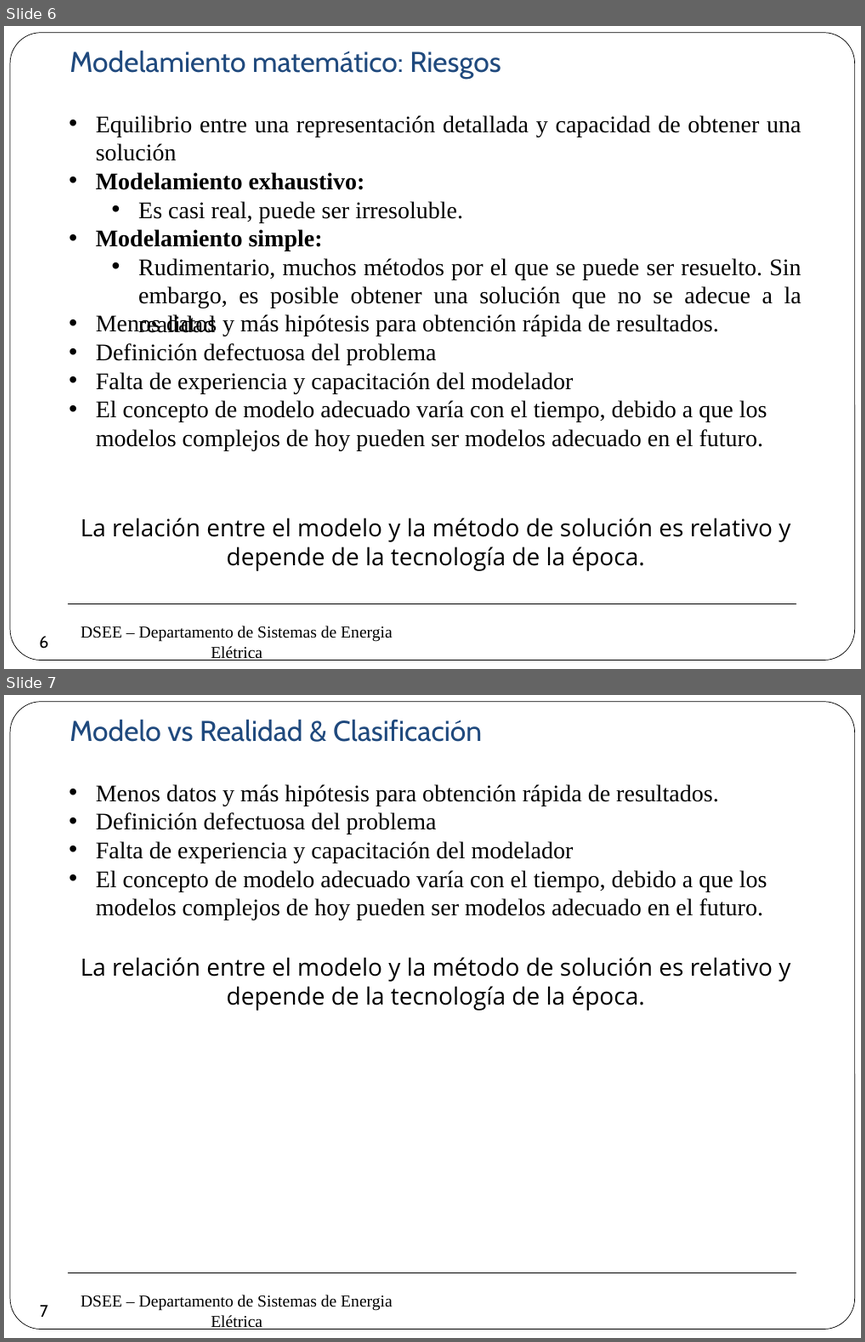
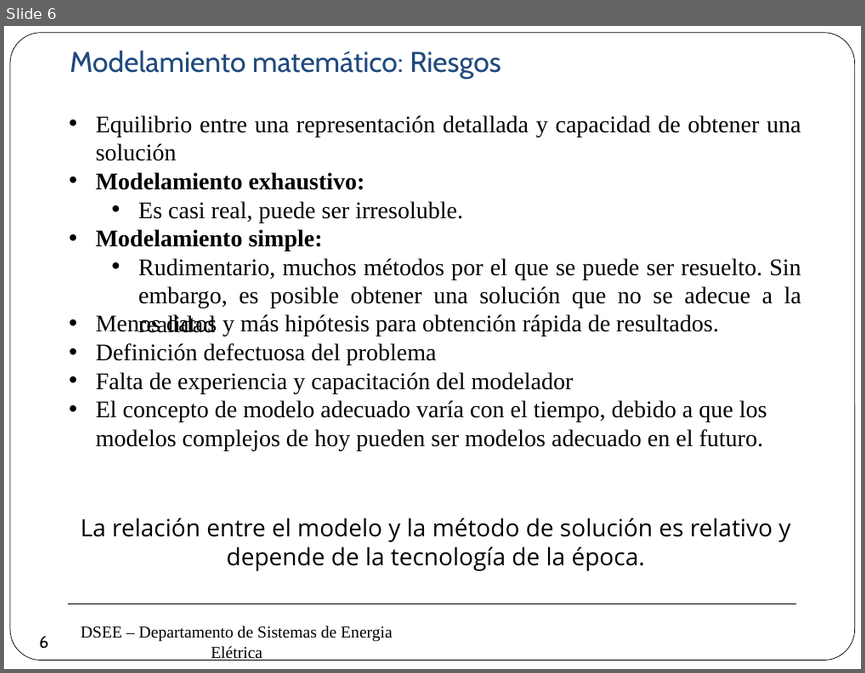
Before and after one commit to erikfilias/Power-Systems-Optimization-using-Julia-Language, a slide deck: 1. Lectures/Introducción a la Optimización aplicada a Sistemas de Energía Eléctrica/Dia 1/2. Modelamiento & Optimización.pptx. Shown one above the other, each under a label of ours: slides 6 and 7 before the commit, slide 6 after it. The pictures are 865x1342 and 865x673 pixels, drawn with LibreOffice and Linux fonts; fonts in the diff are those of the drawing; background and template pictures are left out. Boxes give left, top, right and bottom in pixels: in the first picture for what was removed or moved away, otherwise in the second. Text is boxed around its words. In the diff, an @@ line names an element or a change of style, - is before the commit and + after.

```diff
--- a/1. Lectures/Introducción a la Optimización aplicada a Sistemas de Energía Eléctrica/Dia 1/2. Modelamiento & Optimización.pptx
+++ b/1. Lectures/Introducción a la Optimización aplicada a Sistemas de Energía Eléctrica/Dia 1/2. Modelamiento & Optimización.pptx
@@ slide 7 removed at [4,695,861,1338], background #FFFFFF; not listed: 3 template elements that a slide beside it also shows @@
@@ text removed at [69,719,482,742] @@
-Modelo vs Realidad & Clasificación
@@ text removed at [96,784,767,920] @@
-• Menos datos y más hipótesis para obtención rápida de resultados.
-• Definición defectuosa del problema
-• Falta de experiencia y capacitación del modelador
-• El concepto de modelo adecuado varía con el tiempo, debido a que los modelos complejos de hoy pueden ser modelos adecuado en el futuro.
@@ text removed at [80,957,790,1010] @@
-La relación entre el modelo y la método de solución es relativo y depende de la tecnología de la época.
@@ page number removed at [28,1294,61,1327] @@
-7
```
Also in this commit, not shown: 8 slides added, 1 other slide removed.
